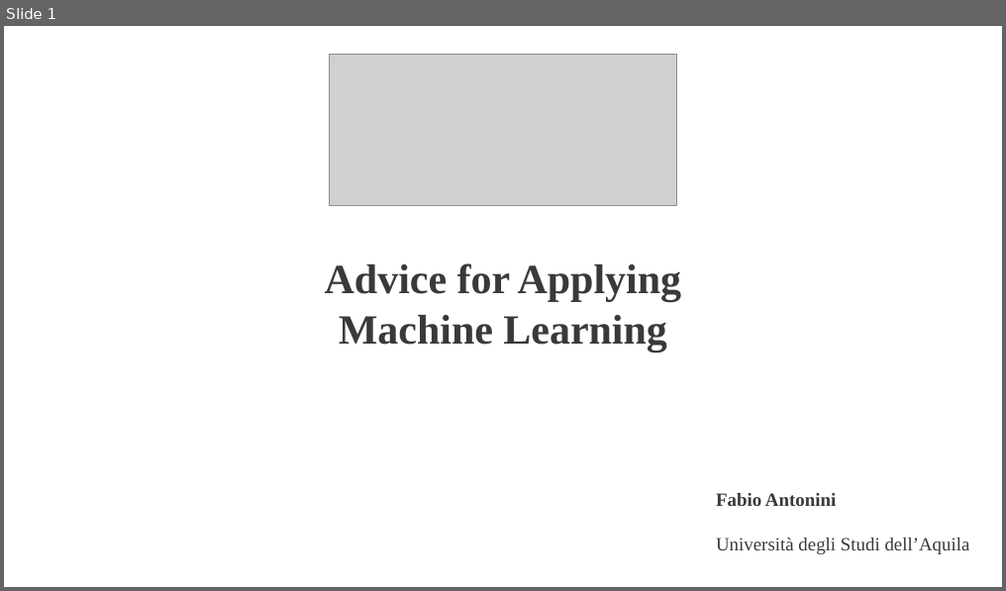
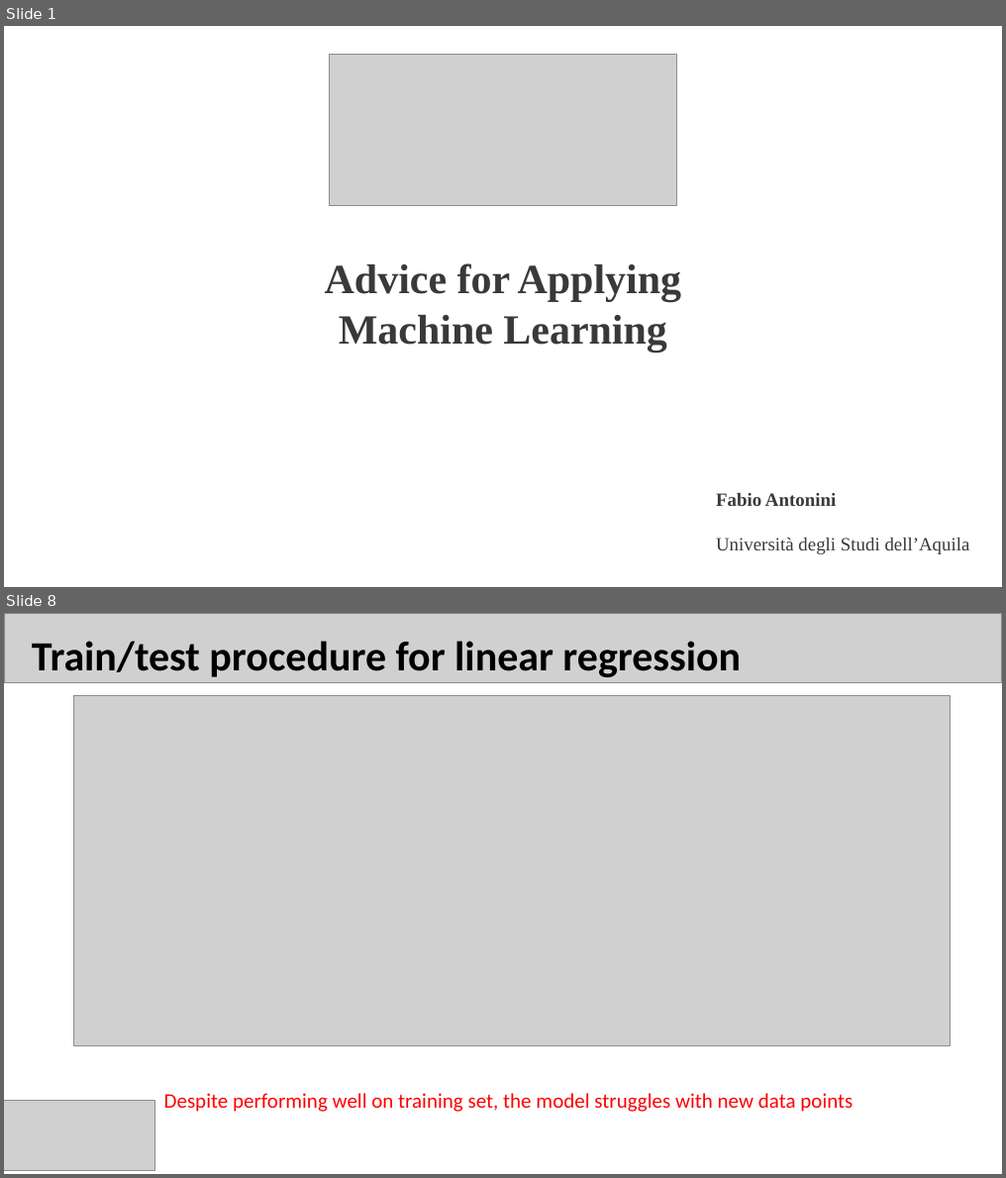
Before and after one commit to fabioantonini/introduction-machine-learning-for-engineers, a slide deck: Lectures/NeuralNetworks/w3/Slides/AdviceForApplyingMachineLearning.ppt. Shown one above the other, each under a label of ours: slide 1 before the commit, slides 1 and 8 after it; the slides between them are not shown. The pictures are 1006x591 and 1006x1178 pixels, drawn with LibreOffice and Linux fonts; fonts in the diff are those of the drawing; grey boxes stand for pictures; background and template pictures are left out. Boxes give left, top, right and bottom in pixels: in the first picture for what was removed or moved away, otherwise in the second. Text is boxed around its words. In the diff, an @@ line names an element or a change of style, - is before the commit and + after.

```diff
--- a/Lectures/NeuralNetworks/w3/Slides/AdviceForApplyingMachineLearning.ppt
+++ b/Lectures/NeuralNetworks/w3/Slides/AdviceForApplyingMachineLearning.ppt
@@ slide 8 added at box(4, 613, 1002, 1174), background #FFFFFF @@
@@ picture added at box(4, 613, 1001, 683) @@
@@ text added at box(32, 641, 741, 677), 40 pt, text #000000, bold @@
+Train/test procedure for linear regression
@@ picture added at box(74, 695, 949, 1047) @@
@@ picture added at box(4, 1100, 154, 1170) @@
@@ text added at box(164, 1093, 852, 1112), 20 pt, text #FF0000 @@
+Despite performing well on training set, the model struggles with new data points
```
Also in this commit, not shown: 9 other slides added, 1 slide removed, 2 other files.
